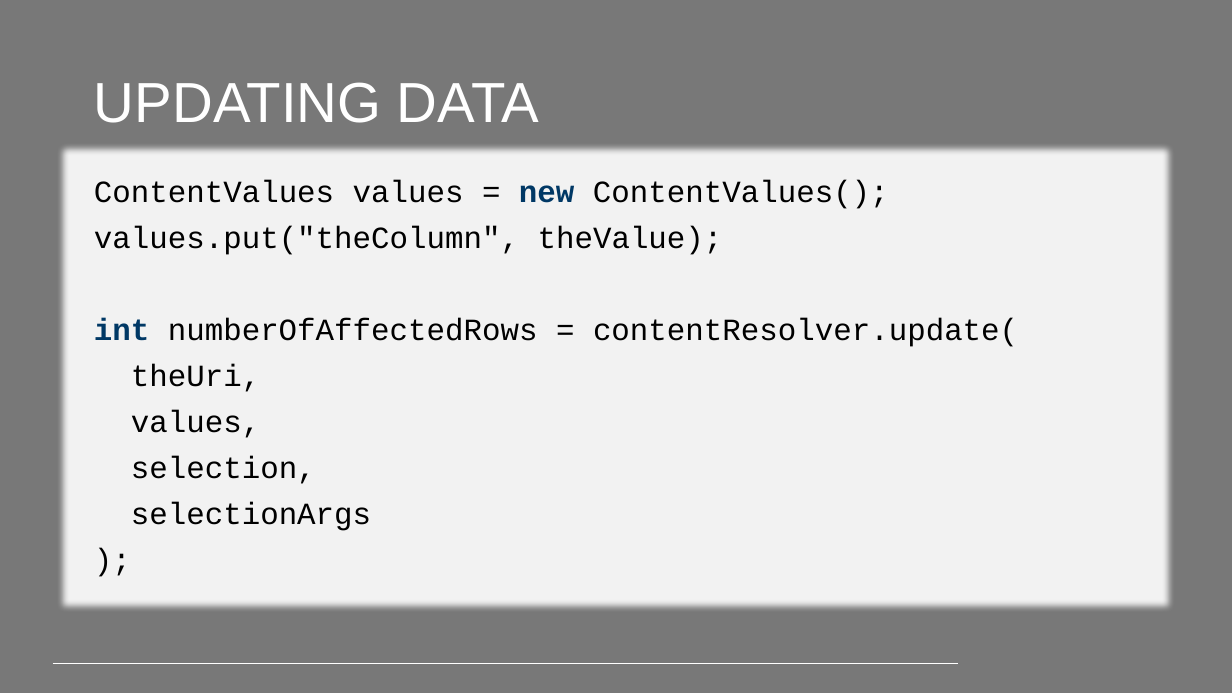
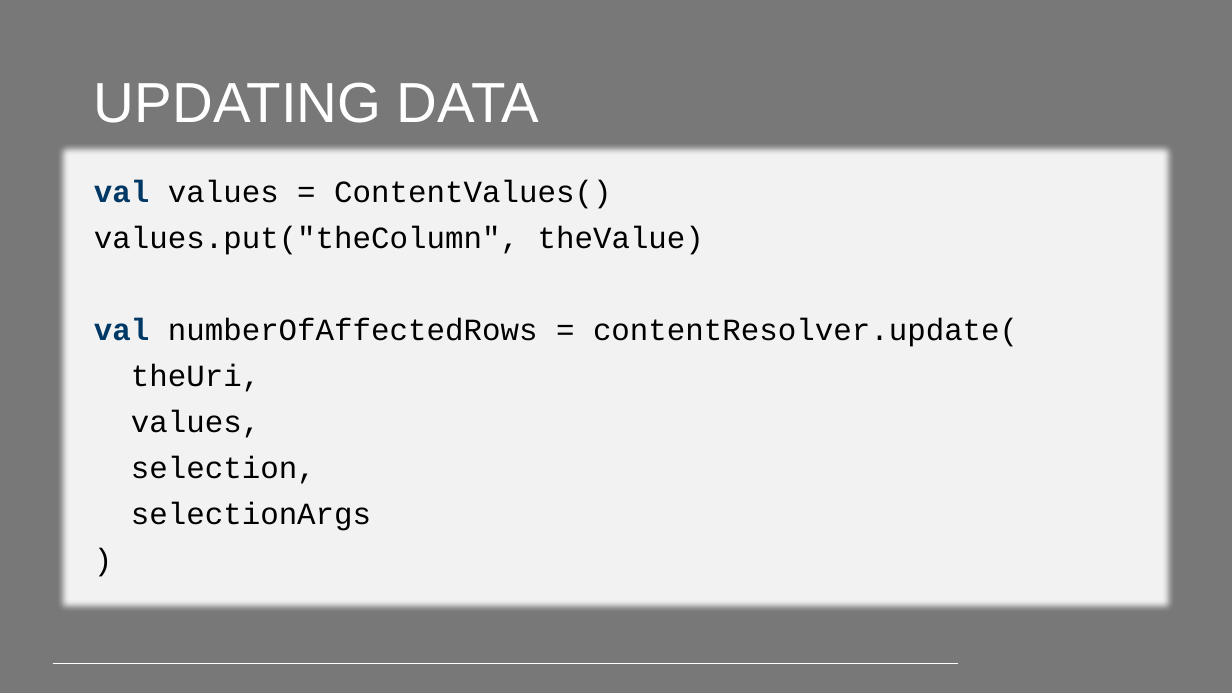
Before and after one commit to PeppeL-G/course-material, a slide deck: slide 11 of src/lectures/android-content-providers/android-content-providers.pptx. Drawn at 1232x693 pixels with LibreOffice and Linux fonts; fonts in the diff are those of the drawing; background and template pictures are left out. Boxes give left, top, right and bottom in pixels: in the first picture for what was removed or moved away, otherwise in the second. Text is boxed around its words. In the diff, an @@ line names an element or a change of style, - is before the commit and + after.

```diff
--- a/src/lectures/android-content-providers/android-content-providers.pptx
+++ b/src/lectures/android-content-providers/android-content-providers.pptx
@@ text at <box>94,179,1018,531</box>: text changed @@
-);
+)
@@ text at <box>94,179,1018,347</box>: text changed @@
-ContentValues values = new ContentValues();
-values.put("theColumn", theValue);
-int numberOfAffectedRows = contentResolver.update(
+val values = ContentValues()
+values.put("theColumn", theValue)
+val numberOfAffectedRows = contentResolver.update(
```
Also in this commit, not shown: 15 other slides changed, 9 other files.
